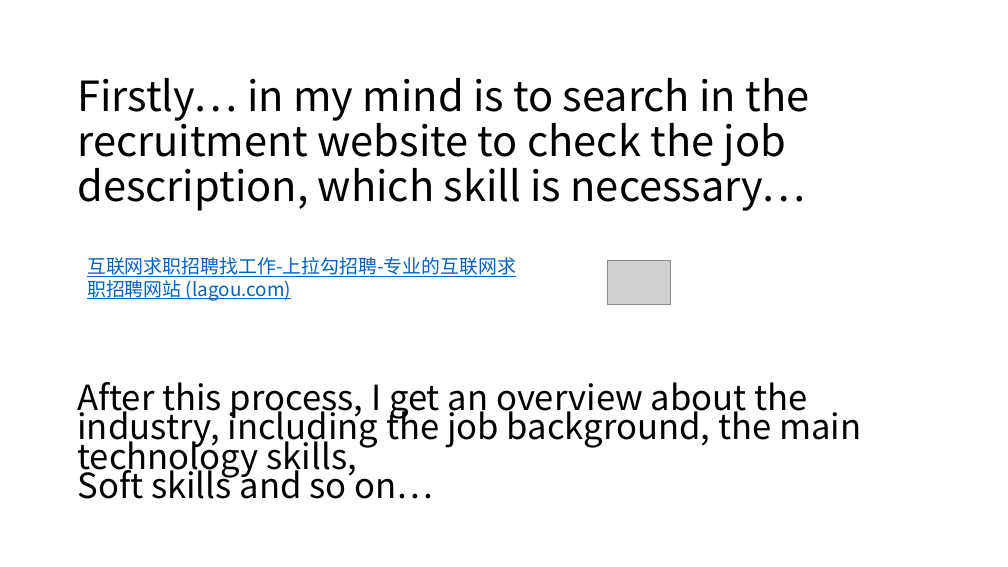
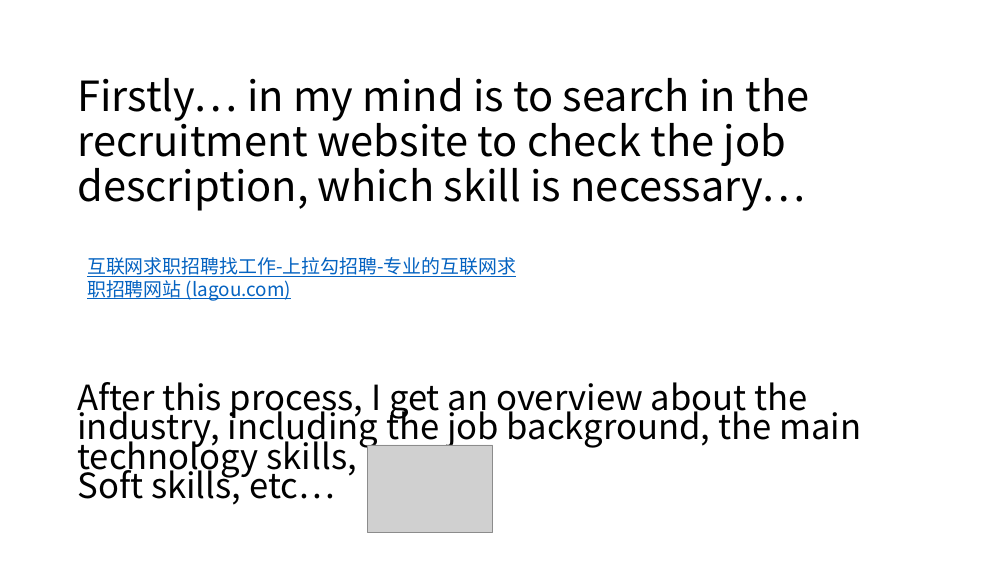
Before and after one commit to zicheng-pan/python-requestforlagou, a slide deck: slide 4 of New Microsoft PowerPoint 演示文稿.pptx (slide 3 before the commit). Drawn at 1008x567 pixels with LibreOffice and Linux fonts; fonts in the diff are those of the drawing; grey boxes stand for pictures. Boxes give left, top, right and bottom in pixels: in the first picture for what was removed or moved away, otherwise in the second. Text is boxed around its words. In the diff, an @@ line names an element or a change of style, - is before the commit and + after.

```diff
--- a/New Microsoft PowerPoint 演示文稿.pptx
+++ b/New Microsoft PowerPoint 演示文稿.pptx
@@ picture removed at (607, 261, 670, 304) @@
@@ picture added at (368, 445, 493, 533) @@
@@ text at (77, 463, 335, 505): text changed @@
-Soft skills and so on…
+Soft skills, etc…
```
Also in this commit, not shown: 3 other slides changed, 5 slides added, 1 other file.
